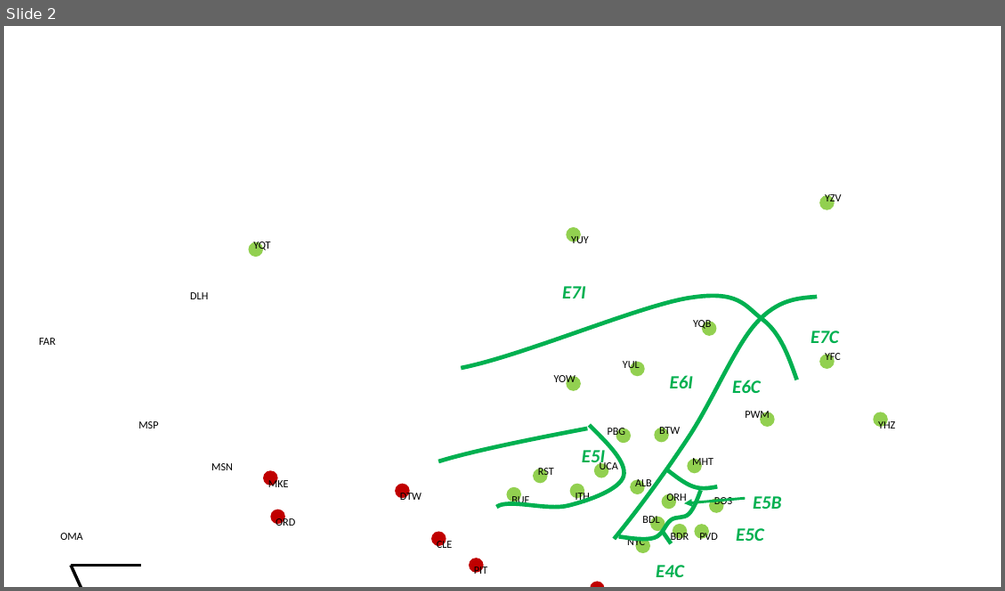
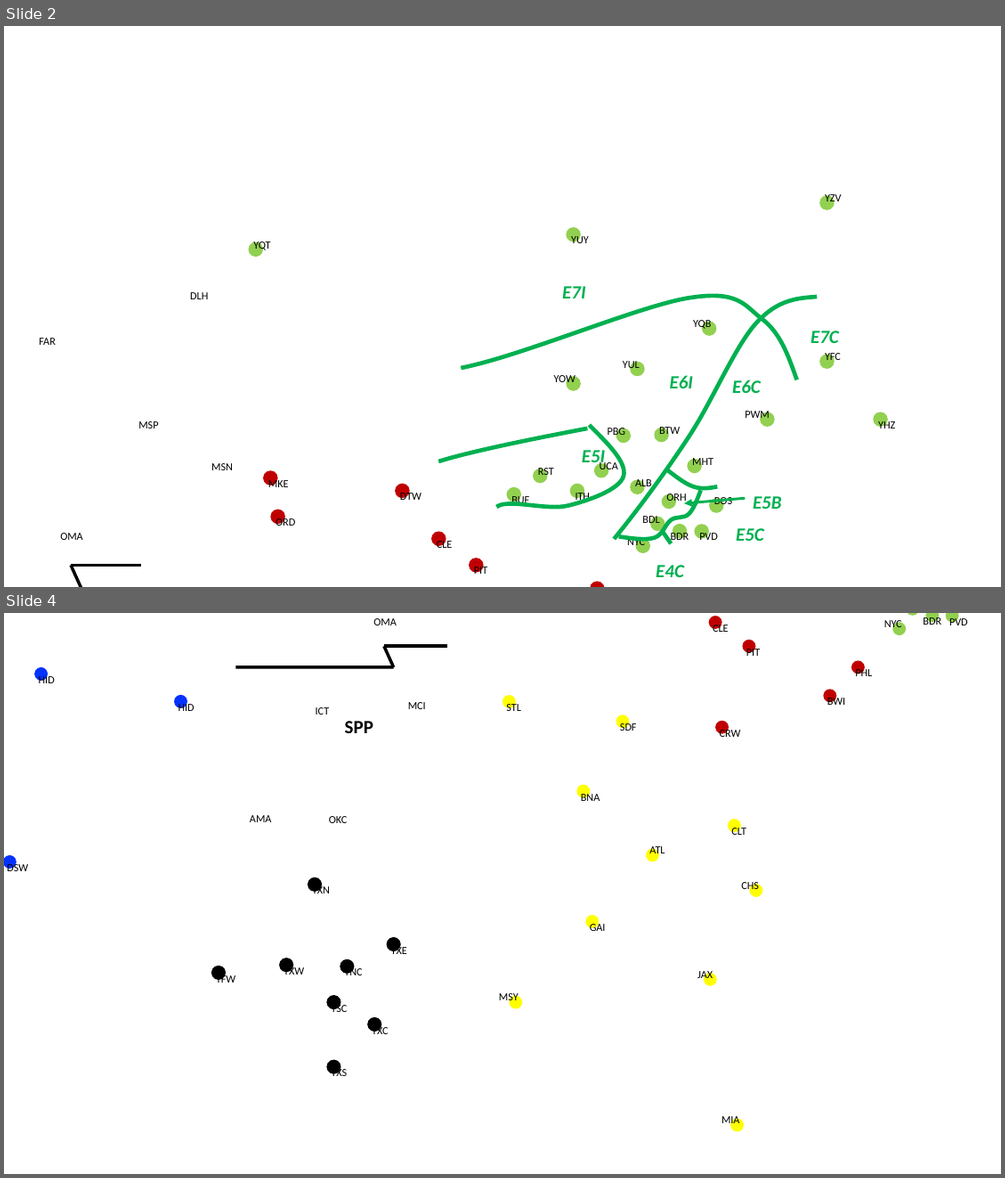
Before and after one commit to slacgismo/loadinsight, a slide deck: citymap.pptx. Shown one above the other, each under a label of ours: slide 2 before the commit, slides 2 and 4 after it; the slides between them are not shown. The pictures are 1005x591 and 1005x1178 pixels, drawn with LibreOffice and Linux fonts; fonts in the diff are those of the drawing; background and template pictures are left out. Boxes give left, top, right and bottom in pixels: in the first picture for what was removed or moved away, otherwise in the second. Text is boxed around its words. In the diff, an @@ line names an element or a change of style, - is before the commit and + after.

```diff
--- a/citymap.pptx
+++ b/citymap.pptx
@@ slide 4 added at (4, 613, 1001, 1174), background picture (left out) @@
@@ group added at (4, 613, 959, 1132): 35 ellipses, 3 lines, 1 text @@
+SPP
+HID
+HID
+DSW
+TFW
+TXS
+TXN
+TXE
+TXC
+TSC
+TNC
+TXW
+OMA
+CLE
+PIT
+CRW
+BWI
+PHL
+ICT
+OKC
+AMA
+MCI
+STL
+SDF
+CLT
+CHS
+ATL
+JAX
+MIA
+GAI
+MSY
+BNA
+PVD
+BDR
+BDL
+NYC
```
Also in this commit, not shown: 2 other slides added.
